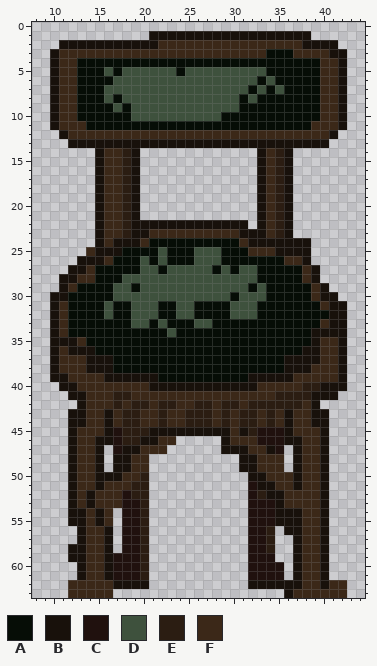
File history of a pixel-art sprite, Assets/Graphics/Environment/Props/chair2.png. That is the earlier state.
The file is 64x64 pixels. Colours within 5 levels of each other are drawn and written as one. Shown: x 8..44, y 0..63.
Palette (. is transparent): A #060d06  B #18110b  C #20110e  D #3e513d  E #2b1d12  F #3b2818
Pixels before, first column x 10:
 1 ...........BBBBBBBBBBBBBBBBBB....
 2 .BBBBBBBBBBBFFFFFFFFFFFFFFFFBBBB.
 3 BFFFFFFFFFFFFFFFFFFFFFFFAAAFFFFBB
 4 BFFAAAAAAAAAAAAAAAAAAAAAAAAAAAFFB
 5 BFFAAADADDDDDDADDDDDDDDDAAAAAAFFB
 6 BFFAAAADDDDDDDDDDDDDDDDADAAAAAFFB
 7 BFFAAADDDDDDDDDDDDDDDDADADAAAAFFB
 8 BFFAAADADDDDDDDDDDDDDADAAAAAAAFFB
 9 BFFAAAADADDDDDDDDDDDDAAAAAAAAAFFB
10 BFFAAAAAADDDDDDDDDDAAAAAAAAAAAFFB
11 BFFFAAAAAAAAAAAAAAAAAAAAAAAAAFFFB
12 .BFFFFFFFFFFFFFFFFFFFFFFFFFFFFFB.
13 ..BBBBBBBBBBBBBBBBBBBBBBBBBBBBB..
14 .....BFFEB.............BFEB......
15 .....BFFEB.............BFEB......
16 .....BFFEB.............BFEB......
17 .....BFFEB.............BFEB......
18 .....BFFEB.............BFEB......
19 .....BFFEB.............BFEB......
20 .....BFFEB.............BFEB......
21 .....BFFEB.............BFEB......
22 .....BFFEBBBBBBBBBBBBB.BFEB......
23 .....BFFEBBFFFFFFFFFFBBBFEB......
24 .....BFBBBFAAAAAAAAAAFBBBBBBB....
25 ....FBBBAAAADAAADDDAAAFFFBBBB....
26 ...BBBFAAADADAAADDDAAAAAAAFFB....
27 ..BBFAAAAADDADDDDDADADDAAAAAFB...
28 .BBFFAAADDDDDDDDDDDDDDDAAAAAFB...
29 .BFAAAADDADDDDDDDDDDDDADAAAAAFB..
30 BBAAAAADDDDDDDDDDDDDADDDAAAAAFBB.
31 BFAAAADAADDDAADDAAAADDDAAAAAAAFBB
32 BFAAAADAADDDAADDAAAADDDAAAAAAAABB
33 BFAAAAAAADDADAAADDAAAAAAAAAAAAFBB
34 BFAAAAAAAAAAADAAAAAAAAAAAAAAABBBB
35 BBBFAAAAAAAAAAAAAAAAAAAAAAAAABFFB
36 BFBBBAAAAAAAAAAAAAAAAAAAAAAABBFFB
37 BFFFBBBAAAAAAAAAAAAAAAAAAABBBBFFB
38 BFFFBBBAAAAAAAAAAAAAAAAAAABBBFFFB
39 BBFFFFBBBBBBAAAAAAAAAABBBBBFFFFFB
40 .BBFFFFFFFFBBBBBBBBBBBBFFFFFEEBBB
41 ..BBFFFEEFFFFFFFFFFFFFFFFEEEEBBB.
42 ...BFFFEFEEFEEFFEEFEEFEEEEEEFB...
43 ..BBFFBFEEFFEFFEEEFEFEEFEFBFFBB..
44 ..BBFFBFEEFFEFFEEEFEFEEFEFBFFBB..
45 ..BFFFBCEEEBBBBBBBBBFBECCCBFFFB..
46 ..BFFBBCEEBBFF.....BFFFCCCBBFFB..
47 ..BFFB.CBBFFF......BBBFFBC.BFFB..
48 ..BFFB.BBFF..........BBFFF.BFFB..
49 ..BFFB.BBFF..........BBFFF.BFFB..
50 ..BFFBBBFFE...........BBFFFBFFB..
51 ..BFFBFFFEE...........CBBFFBFFB..
52 ..BFBFFFCEE...........CEBBFFFFB..
53 ..BFBFFFCCE...........CCCBFFFFB..
54 ..BBFBF.CCE...........CCCBBBFFB..
55 ..BBFBF.CCE...........CCCBBBFFB..
56 ...BFFB.CCE...........CCE.BBFFB..
57 ...BFFB.CCE...........CCE..BFFB..
58 ..BBFFB.CCE...........CCE..BFFB..
59 ..BBFFBCCCE...........CCC..BFFB..
60 ...BFFBCCCE...........CCCC.BFFB..
61 ...BFFBCCCE...........CCCC.BFFB..
62 ..FFFFFBBBB...........BBBBBBFFBFF
63 ..FFFFF...................BFFFFFF
New version:
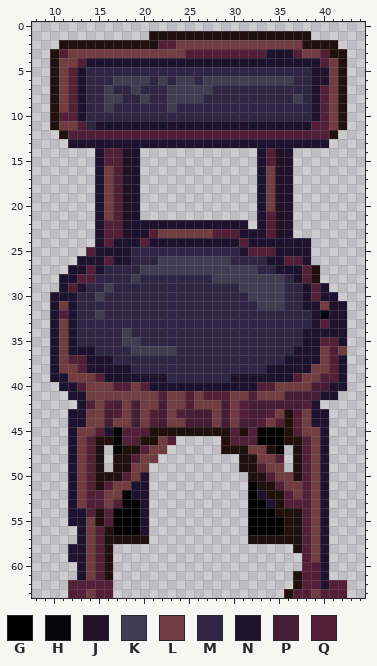
Colours new in this view: G #000000  H #08060d  J #231227  K #413d51  L #723d41  M #2d2745  N #1d132f  P #451d35  Q #521f37
From old to new:
Changed rows in their new state; - is an unchanged pixel.
first column x 10:
 1 -----------CCCCCCCCCCCCCCCCCC----
 2 -CCCCCCCCCCCQQLLLLLLLLLLLLLLCCCC-
 3 CQLLLLLLLLLLLLLQQQQQQQQQNNNQLLQCC
 4 CLLQNNNNNNNNNNNNNNNNNNNNNNNNNNQLC
 5 CLQNMMMMMMMMMMMMMMMMMMMMMMMMMNNLC
 6 CLQNMMMKKKKMKMKKMKKKKKKKKKKMMNNLC
 7 CLQNMMKMMKMMMKKKKKMMMMMMMMMMMNQLC
 8 CLQNMMKKMMKMMKKKKMMMMMMMMMMKMNQLC
 9 CLQNMMKMMMMMMKMMMMMMMMMMMMMMMNQLC
10 CQQNMMMMMMMMMMMMMMMMMMMMMMMMMNQLC
11 CLLQMNNNNNNNNNNNNNNNNNNNNNNNNQQLC
12 -CQQQQQQQQQQQQQQQQQQQQQQQQQQQQQC-
13 --NNNNNNNNNNNNNNNNNNNNNNNNNNNNN--
14 -----NQQJN-------------NQJN------
15 -----NQQJN-------------NQJN------
16 -----NLQJN-------------NLJN------
17 -----NLQJN-------------NLJN------
18 -----NLQJN-------------NLJN------
19 -----NLQJN-------------NLJN------
20 -----NLQJN-------------NLJN------
21 -----NLQJN-------------NQJN------
22 -----NQQJNNNNNNNNNNNNN-NQJN------
23 -----NQQJNNQLLLLLLQQQNNNQJN------
24 -----NQNNNQNNNNNNNNNNQNNNNNNN----
25 ----QNNNNMMMMMMMMMMMMNQQQNNNN----
26 ---NNNQNNMMMKKKKKKKKMMMMNNQQN----
27 --NNQNMMMMKKKKKKKKKKKKKMMNNNQC---
28 -NNQQMMMMKMMMMMMMMKKKKKKKKMNQC---
29 -NQNMMKMMMMMMMMMMMMMMKKKKKMMNQN--
30 NNNMMKMMMMMMMMMMMMMMMMKKKKMMNQNN-
31 NLNMMMMMMMMMMMMMMMMMMMMKKKMMNNLNN
32 NQNMMKMMMMMMMMMMMMMMMMMMMMMMMNHNN
33 NLNMMMMMMMMMMMMMMMMMMMMMMMMMMNQNN
34 NLNMMMMMKMMMMMMMMMMMMMMMMMMMNNNNN
35 NLNMMMMMKKMMMMMMMMMMMMMMMMMMNNQQN
36 NLNNNMMMMKKKKKMMMMMMMMMMMMMNNNLQL
37 NLQQNNNMMMMMMMMMMMMMMMMMMMNNNNLQN
38 NLLQNNNNNMMMMMMMMMMMMMMMNNNNNLLQN
39 NNLLLQNNNNNNNMMMMMMMNNNNNNNQLLQQN
40 -NNQLLLQQLQNNNNNNNNNNNNQQLLLLPPNN
41 --NNLLLLLLLLQLLQLQQQLLQLLLPPPPNN-
42 ---NQLQPLPLLPLLQLLLPLQPPPPPPQN---
43 --NNLLPQLPLQPLQPPPLPLQPPQLCQLNN--
44 --NNLLPLLPLQPLLPPPLPLPPQLQCQLNN--
45 --NLLQNGQQQCCCCCCCCCQCQGGGCQLLN--
46 --NLQCCGQQCCLQ-----CQQQGGGCCQLN--
47 --NLQC-GCCQLL------CCCLLCG-CQLN--
48 --NLQC-CCQLL---------CCLLQ-CQLN--
49 --NLQC-CCLL----------CCQLL-CQLN--
50 --NLQCCCQLN-----------CCQLLCQLN--
51 --NLQCQLLNN-----------GCCQLLQLN--
52 --NLQQLLGNN-----------GNCCQLQLN--
53 --NLQQLQGGN-----------GGNCQQQLN--
54 --NNQCQGGGN-----------GGGCCCQLN--
55 --NNLCQGGGN-----------GGGGCCQLN--
56 ---NLQCGGGN-----------GGGGCCQLN--
57 ---NLQCC--C-------------CCCCQLN--
58 --NNLQC-...-----------...--CQLN--
59 --NNLQC....-----------...--.QLN--
60 ---NLQC....-----------....-.QQN--
61 ---NLQC....-----------....-CQQN--
62 --QQQQQ....-----------.....CQQNQQ
63 --QQLQQ-------------------CQQLQQQ
Pixel boxes of the changes (left, top, right, bottom) in both pictures:
changed: (50, 31, 347, 598)
